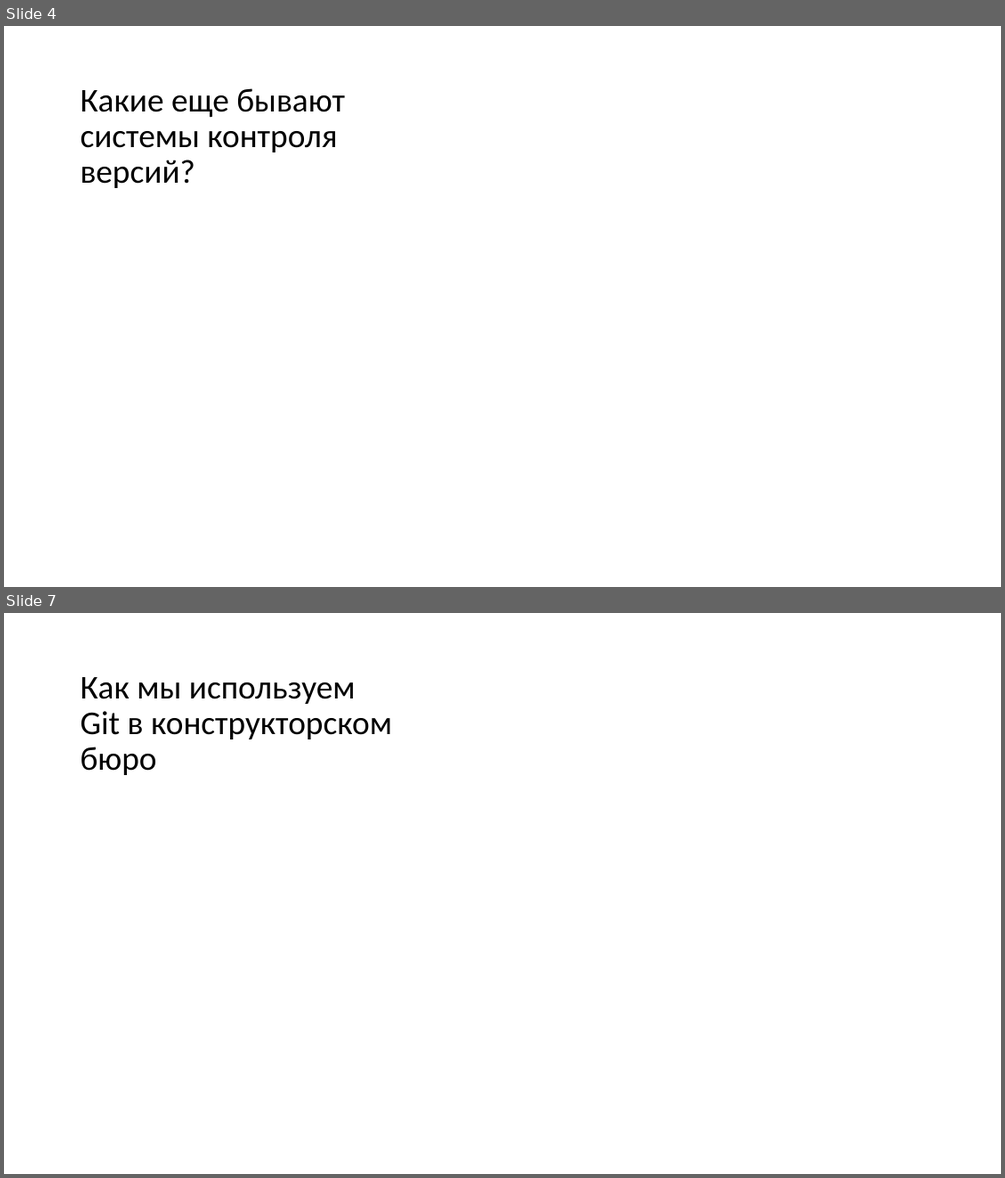
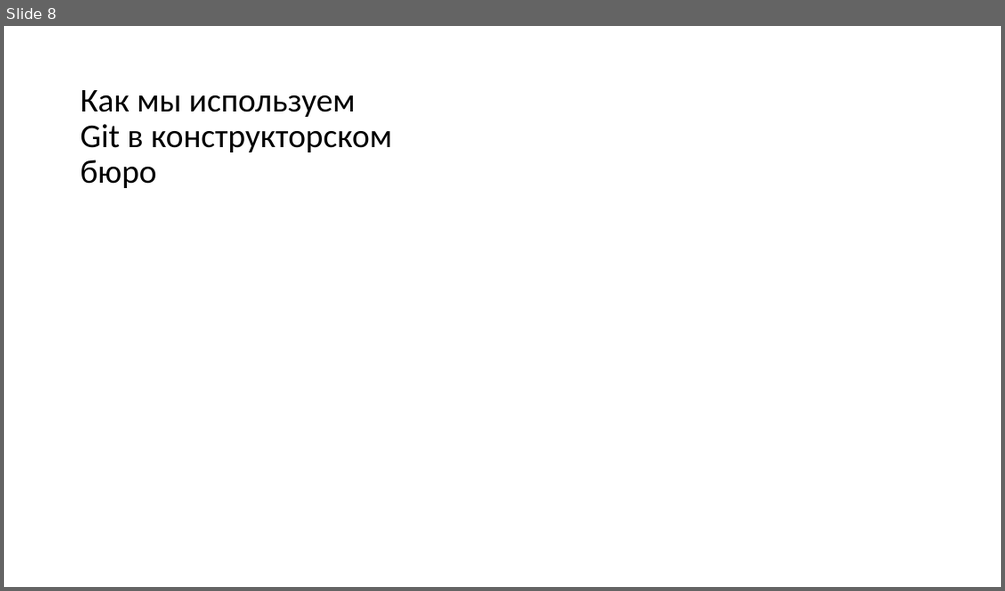
Before and after one commit to yaroslav-pukazov/Git-in-CAD, a slide deck: Презентация Microsoft PowerPoint.pptx. Shown one above the other, each under a label of ours: slides 4 and 7 before the commit, slide 8 after it; the slides between them are not shown. The pictures are 1005x1178 and 1005x591 pixels, drawn with LibreOffice and Linux fonts; fonts in the diff are those of the drawing. Boxes give left, top, right and bottom in pixels: in the first picture for what was removed or moved away, otherwise in the second. Text is boxed around its words. In the diff, an @@ line names an element or a change of style, - is before the commit and + after.

```diff
--- a/Презентация Microsoft PowerPoint.pptx
+++ b/Презентация Microsoft PowerPoint.pptx
@@ slide 4 removed at bbox=[4, 26, 1001, 587], background #FFFFFF @@
@@ title removed at bbox=[81, 88, 345, 188] @@
-Какие еще бывают системы контроля версий?
@@ what was slide 7 is now slide 8 @@
```
Also in this commit, not shown: 3 slides changed, 4 slides added, 2 other slides removed.
